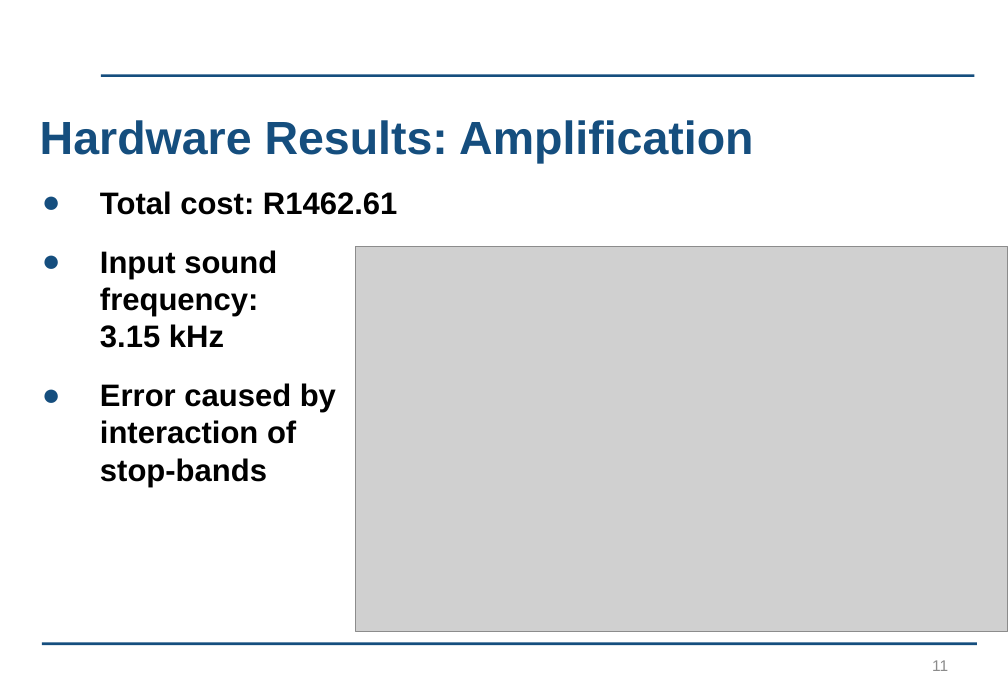
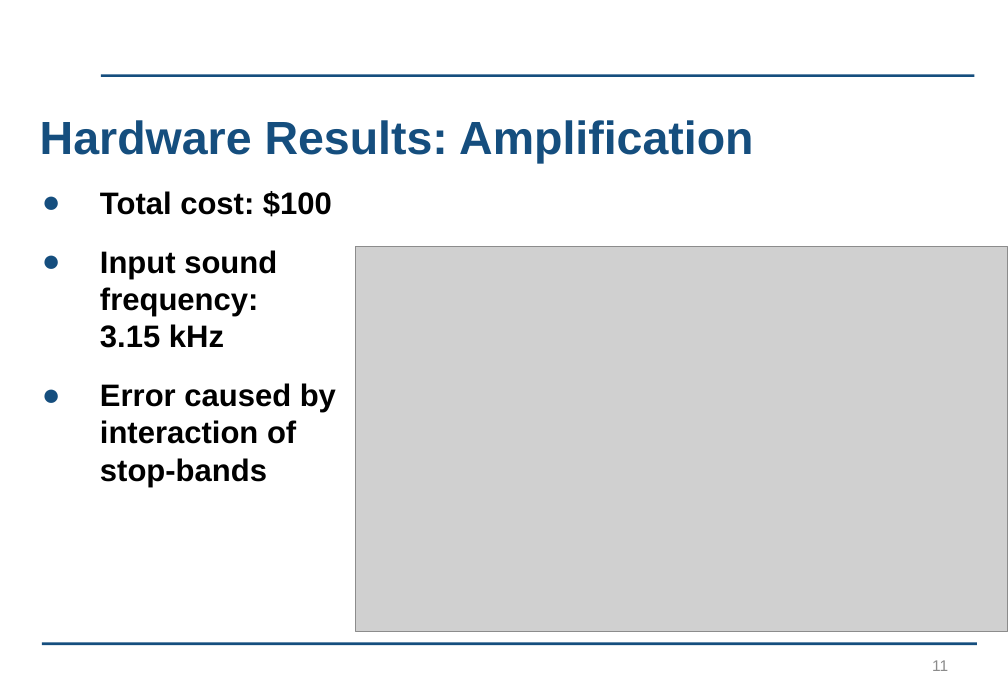
Before and after one commit to kayjayB/I_cant_hear_you, a slide deck: slide 11 of Presentation/Lab Project Presentation.pptx. Drawn at 1008x698 pixels with LibreOffice and Linux fonts; fonts in the diff are those of the drawing; grey boxes stand for pictures; background and template pictures are left out. Boxes give left, top, right and bottom in pixels: in the first picture for what was removed or moved away, otherwise in the second. Text is boxed around its words. In the diff, an @@ line names an element or a change of style, - is before the commit and + after.

```diff
--- a/Presentation/Lab Project Presentation.pptx
+++ b/Presentation/Lab Project Presentation.pptx
@@ text at (x1=100, y1=191, x2=332, y2=217): text changed @@
-● Total cost: R1462.61
+● Total cost: $100
```
Also in this commit, not shown: 1 other slide changed, 1 other file.
